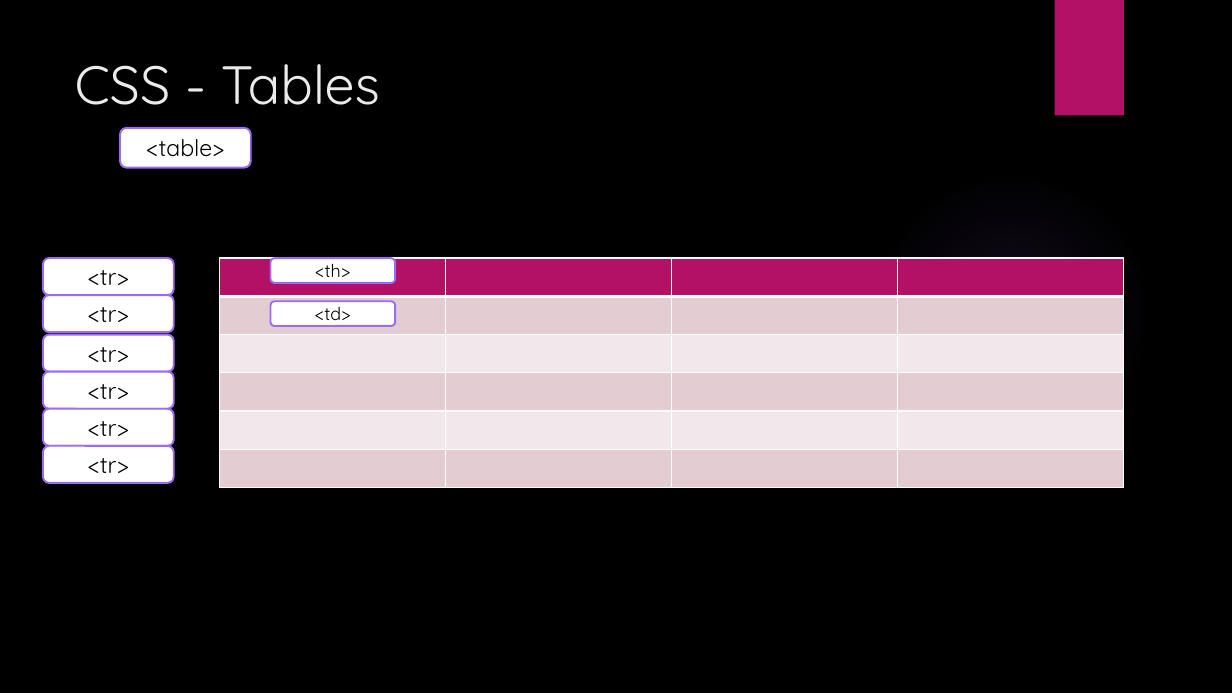
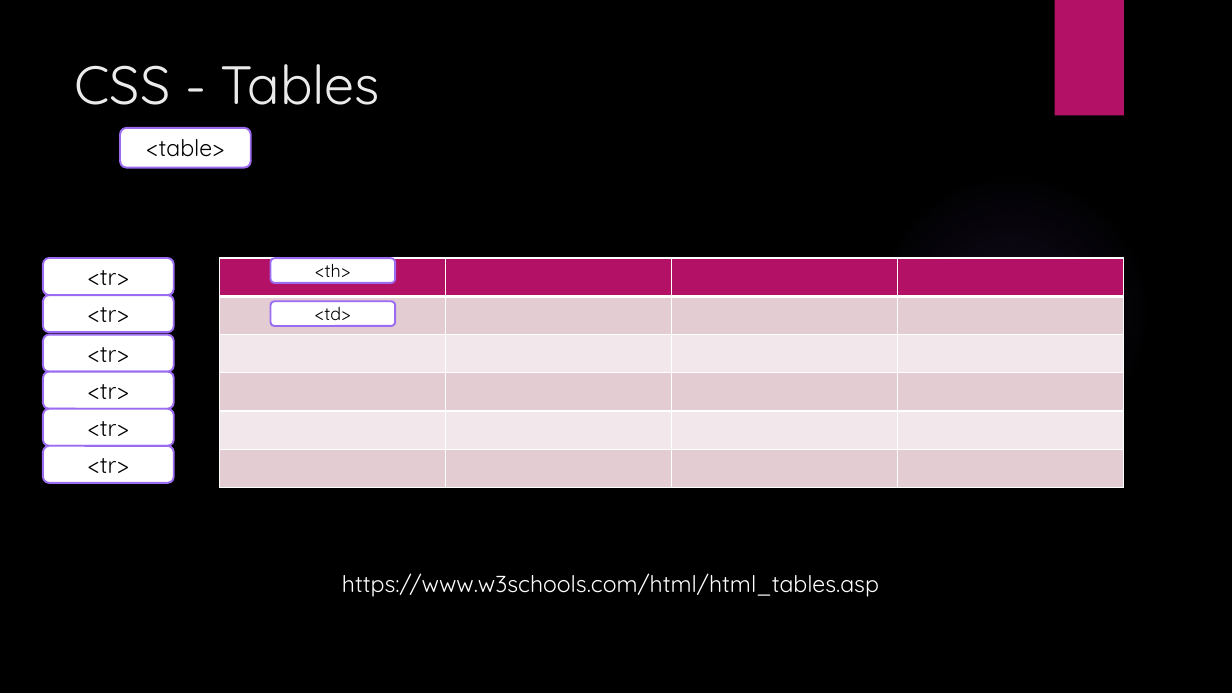
Before and after one commit to talyaron/HTML-CSS-JS, a slide deck: slide 8 of HTML/02 - CSS3/HTML CSS3.pptx. Drawn at 1232x693 pixels with LibreOffice and Linux fonts; fonts in the diff are those of the drawing; background and template pictures are left out. Boxes give left, top, right and bottom in pixels: in the first picture for what was removed or moved away, otherwise in the second. Text is boxed around its words. In the diff, an @@ line names an element or a change of style, - is before the commit and + after.

Commit message:
ppt

```diff
--- a/HTML/02 - CSS3/HTML CSS3.pptx
+++ b/HTML/02 - CSS3/HTML CSS3.pptx
@@ text added at box(342, 573, 879, 597), 18 pt, text #FFFFFF @@
+https://www.w3schools.com/html/html_tables.asp
```
